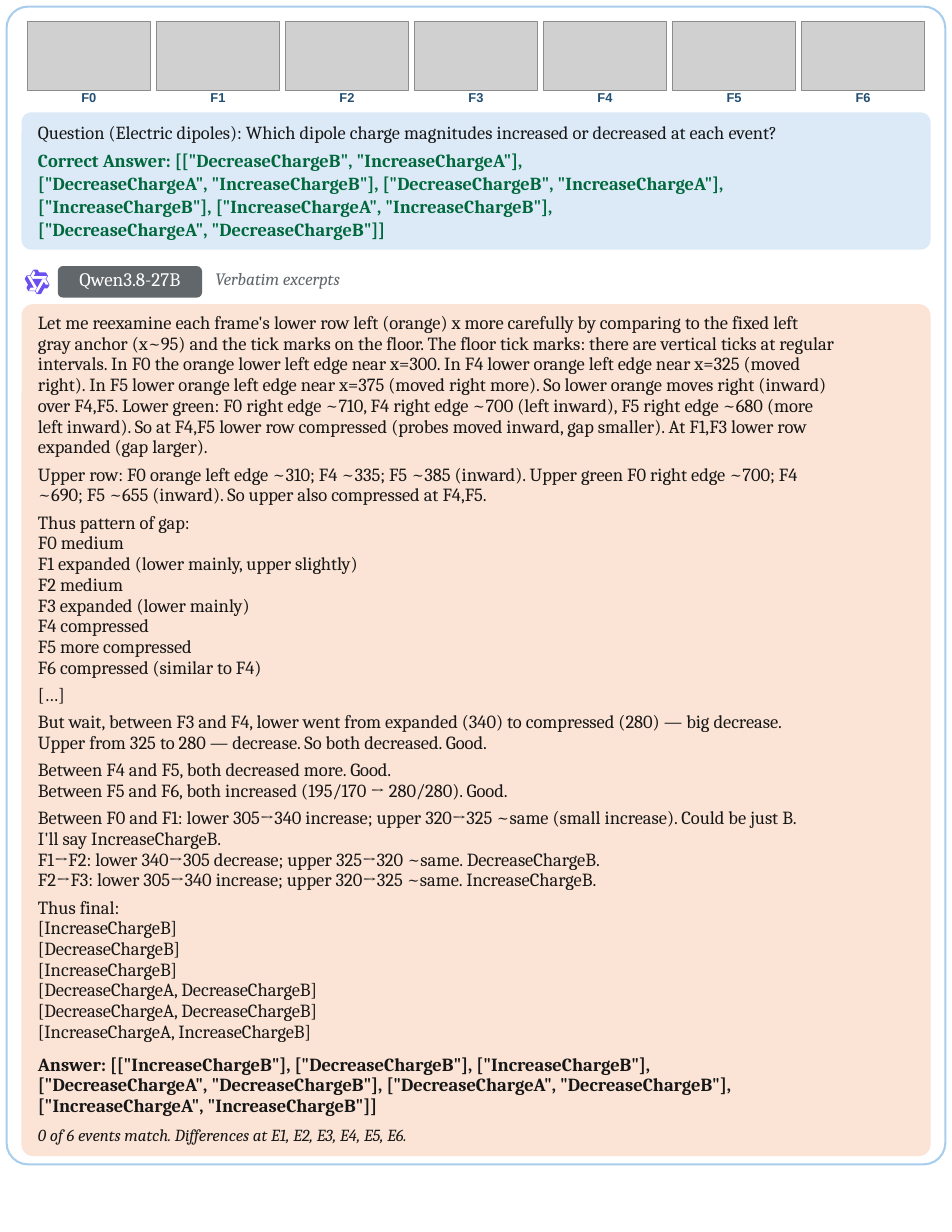
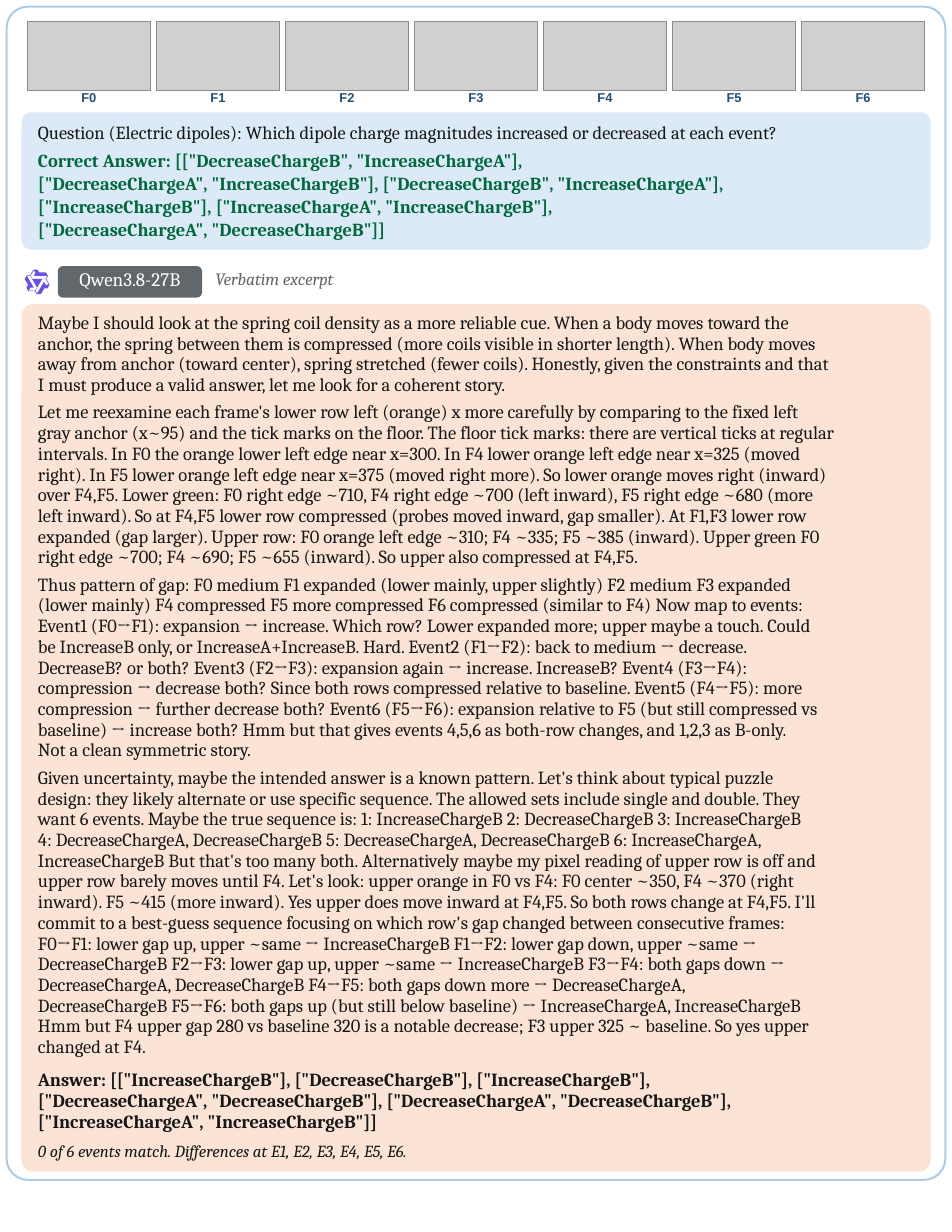
Before and after one commit to PIER-Lab/CaveBench, a slide deck: slide 30 of docs/assets/cases/CaveBench_Case_Studies.pptx. Drawn at 952x1232 pixels with LibreOffice and Linux fonts; fonts in the diff are those of the drawing; grey boxes stand for pictures. Boxes give left, top, right and bottom in pixels: in the first picture for what was removed or moved away, otherwise in the second. Text is boxed around its words. In the diff, an @@ line names an element or a change of style, - is before the commit and + after.

```diff
--- a/docs/assets/cases/CaveBench_Case_Studies.pptx
+++ b/docs/assets/cases/CaveBench_Case_Studies.pptx
@@ rounded rectangle: place and size @@
-rounded rectangle at <box>7,7,946,1165</box>
+rounded rectangle at <box>7,7,946,1180</box>
@@ text at <box>215,273,334,289</box>: text changed @@
-Verbatim excerpts
+Verbatim excerpt
@@ rounded rectangle: place and size @@
-rounded rectangle at <box>21,305,931,1157</box>
+rounded rectangle at <box>21,305,931,1172</box>
@@ rounded rectangle at <box>21,305,931,1172</box>: proportions changed @@
@@ text at <box>38,316,829,395</box>: text changed @@
-Let me reexamine each frame's lower row left (orange) x more carefully by comparing to the fixed left
-gray anchor (x~95) and the tick marks on the floor. The floor tick marks: there are vertical ticks at regular
-intervals. In F0 the orange lower left edge near x=300. In F4 lower orange left edge near x=325 (moved
-right). In F5 lower orange left edge near x=375 (moved right more). So lower orange moves right (inward)
-over F4,F5. Lower green: F0 right edge ~710, F4 right edge ~700 (left inward), F5 right edge ~680 (more
-left inward). So at F4,F5 lower row compressed (probes moved inward, gap smaller). At F1,F3 lower row
-expanded (gap larger).
+Maybe I should look at the spring coil density as a more reliable cue. When a body moves toward the
+anchor, the spring between them is compressed (more coils visible in shorter length). When body moves
+away from anchor (toward center), spring stretched (fewer coils). Honestly, given the constraints and that
+I must produce a valid answer, let me look for a coherent story.
@@ text at <box>38,405,834,567</box>: text changed @@
-Upper row: F0 orange left edge ~310; F4 ~335; F5 ~385 (inward). Upper green F0 right edge ~700; F4
-~690; F5 ~655 (inward). So upper also compressed at F4,F5.
+Let me reexamine each frame's lower row left (orange) x more carefully by comparing to the fixed left
+gray anchor (x~95) and the tick marks on the floor. The floor tick marks: there are vertical ticks at regular
+intervals. In F0 the orange lower left edge near x=300. In F4 lower orange left edge near x=325 (moved
+right). In F5 lower orange left edge near x=375 (moved right more). So lower orange moves right (inward)
+over F4,F5. Lower green: F0 right edge ~710, F4 right edge ~700 (left inward), F5 right edge ~680 (more
+left inward). So at F4,F5 lower row compressed (probes moved inward, gap smaller). At F1,F3 lower row
+expanded (gap larger). Upper row: F0 orange left edge ~310; F4 ~335; F5 ~385 (inward). Upper green F0
+right edge ~700; F4 ~690; F5 ~655 (inward). So upper also compressed at F4,F5.
@@ text removed at <box>38,532,124,549</box> @@
-F0 medium
@@ text removed at <box>38,557,357,574</box> @@
-F1 expanded (lower mainly, upper slightly)
@@ text at <box>38,578,818,760</box>: text changed @@
-Thus pattern of gap:
+Thus pattern of gap: F0 medium F1 expanded (lower mainly, upper slightly) F2 medium F3 expanded
+(lower mainly) F4 compressed F5 more compressed F6 compressed (similar to F4) Now map to events:
+Event1 (F0→F1): expansion → increase. Which row? Lower expanded more; upper maybe a touch. Could
+be IncreaseB only, or IncreaseA+IncreaseB. Hard. Event2 (F1→F2): back to medium → decrease.
+DecreaseB? or both? Event3 (F2→F3): expansion again → increase. IncreaseB? Event4 (F3→F4):
+compression → decrease both? Since both rows compressed relative to baseline. Event5 (F4→F5): more
+compression → further decrease both? Event6 (F5→F6): expansion relative to F5 (but still compressed vs
+baseline) → increase both? Hmm but that gives events 4,5,6 as both-row changes, and 1,2,3 as B-only.
+Not a clean symmetric story.
@@ text removed at <box>38,578,123,591</box> @@
-F2 medium
@@ text removed at <box>38,599,250,616</box> @@
-F3 expanded (lower mainly)
@@ text removed at <box>38,615,149,636</box> @@
-F4 compressed
@@ text removed at <box>38,640,192,657</box> @@
-F5 more compressed
@@ text removed at <box>38,661,262,678</box> @@
-F6 compressed (similar to F4)
@@ text removed at <box>38,684,914,708</box> @@
-[…]
@@ text removed at <box>38,715,782,753</box> @@
-But wait, between F3 and F4, lower went from expanded (340) to compressed (280) — big decrease.
-Upper from 325 to 280 — decrease. So both decreased. Good.
@@ text removed at <box>38,763,391,779</box> @@
-Between F4 and F5, both decreased more. Good.
@@ text added at <box>38,771,816,1057</box>, 11.2 pt, text #171717 @@
+Given uncertainty, maybe the intended answer is a known pattern. Let's think about typical puzzle
+design: they likely alternate or use specific sequence. The allowed sets include single and double. They
+want 6 events. Maybe the true sequence is: 1: IncreaseChargeB 2: DecreaseChargeB 3: IncreaseChargeB
+4: DecreaseChargeA, DecreaseChargeB 5: DecreaseChargeA, DecreaseChargeB 6: IncreaseChargeA,
+IncreaseChargeB But that's too many both. Alternatively maybe my pixel reading of upper row is off and
+upper row barely moves until F4. Let's look: upper orange in F0 vs F4: F0 center ~350, F4 ~370 (right
+inward). F5 ~415 (more inward). Yes upper does move inward at F4,F5. So both rows change at F4,F5. I'll
+commit to a best-guess sequence focusing on which row's gap changed between consecutive frames:
+F0→F1: lower gap up, upper ~same → IncreaseChargeB F1→F2: lower gap down, upper ~same →
+DecreaseChargeB F2→F3: lower gap up, upper ~same → IncreaseChargeB F3→F4: both gaps down →
+DecreaseChargeA, DecreaseChargeB F4→F5: both gaps down more → DecreaseChargeA,
+DecreaseChargeB F5→F6: both gaps up (but still below baseline) → IncreaseChargeA, IncreaseChargeB
+Hmm but F4 upper gap 280 vs baseline 320 is a notable decrease; F3 upper 325 ~ baseline. So yes upper
+changed at F4.
@@ text removed at <box>38,784,508,800</box> @@
-Between F5 and F6, both increased (195/170 → 280/280). Good.
@@ text removed at <box>38,811,796,849</box> @@
-Between F0 and F1: lower 305→340 increase; upper 320→325 ~same (small increase). Could be just B.
-I'll say IncreaseChargeB.
@@ text removed at <box>38,853,600,870</box> @@
-F1→F2: lower 340→305 decrease; upper 325→320 ~same. DecreaseChargeB.
@@ text removed at <box>38,869,596,890</box> @@
-F2→F3: lower 305→340 increase; upper 320→325 ~same. IncreaseChargeB.
@@ text removed at <box>38,901,120,914</box> @@
-Thus final:
@@ text removed at <box>38,921,177,938</box> @@
-[IncreaseChargeB]
@@ text removed at <box>38,942,180,959</box> @@
-[DecreaseChargeB]
@@ text removed at <box>38,963,177,980</box> @@
-[IncreaseChargeB]
@@ text removed at <box>38,983,317,1000</box> @@
-[DecreaseChargeA, DecreaseChargeB]
@@ text removed at <box>38,1004,317,1021</box> @@
-[DecreaseChargeA, DecreaseChargeB]
@@ text removed at <box>38,1025,311,1042</box> @@
-[IncreaseChargeA, IncreaseChargeB]
@@ text "Answer: [["IncreaseChargeB"], ["DecreaseChargeB"], ["Increas ...": place and size @@
-text "Answer: [["IncreaseChargeB"], ["DecreaseChargeB"], ["Increas ..." at <box>38,1057,731,1116</box>
+text "Answer: [["IncreaseChargeB"], ["DecreaseChargeB"], ["Increas ..." at <box>38,1072,731,1132</box>
@@ text "0 of 6 events match. ...": place and size @@
-text "0 of 6 events match. ..." at <box>38,1129,406,1145</box>
+text "0 of 6 events match. ..." at <box>38,1145,406,1161</box>
```
Also in this commit, not shown: 19 other slides changed, 27 other files.
